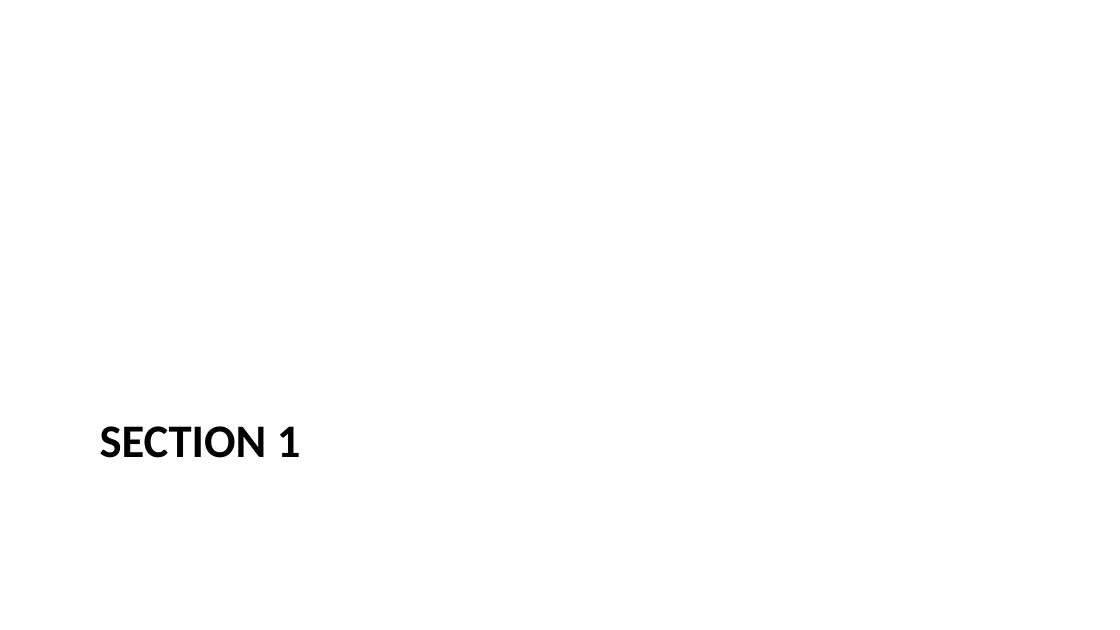
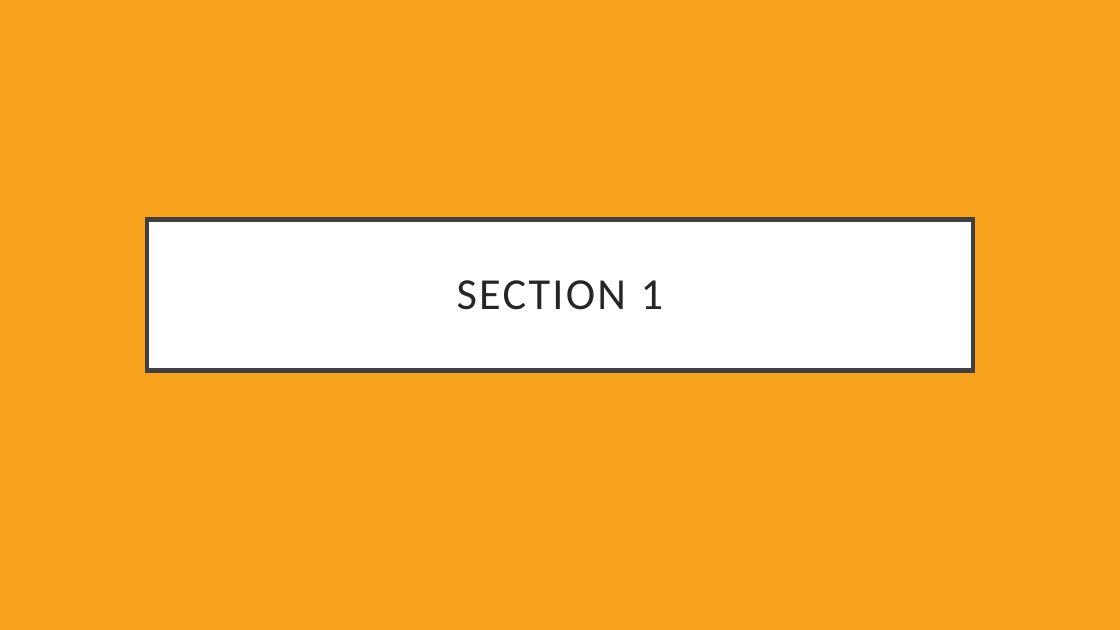
Before and after one commit to afatirium/RRcourse2023, a slide deck: slide 4 of Quarto and MD 3/3. Presentation formats/QMD_class_3_3.pptx. Drawn at 1120x630 pixels with LibreOffice and Linux fonts; fonts in the diff are those of the drawing. Boxes give left, top, right and bottom in pixels: in the first picture for what was removed or moved away, otherwise in the second. Text is boxed around its words. In the diff, an @@ line names an element or a change of style, - is before the commit and + after.

```diff
--- a/Quarto and MD 3/3. Presentation formats/QMD_class_3_3.pptx
+++ b/Quarto and MD 3/3. Presentation formats/QMD_class_3_3.pptx
@@ background #FFFFFF to #F6A21D @@
@@ title "SECTION 1": place and size @@
-title "SECTION 1" at <box>100,426,301,458</box>
+title "SECTION 1" at <box>147,220,973,371</box>
@@ title "SECTION 1" at <box>147,220,973,371</box>: size 30 to 28.5 pt, text colour #000000 to #262626, letter spacing 0 to 1.5 pt, bold off; alignment left to centre; line spacing 1 to 0.9; vertical alignment top to middle; fill none to #FFFFFF; outline none to #404040 3 pt @@
```
Also in this commit, not shown: 11 other slides changed, 16 other files.
